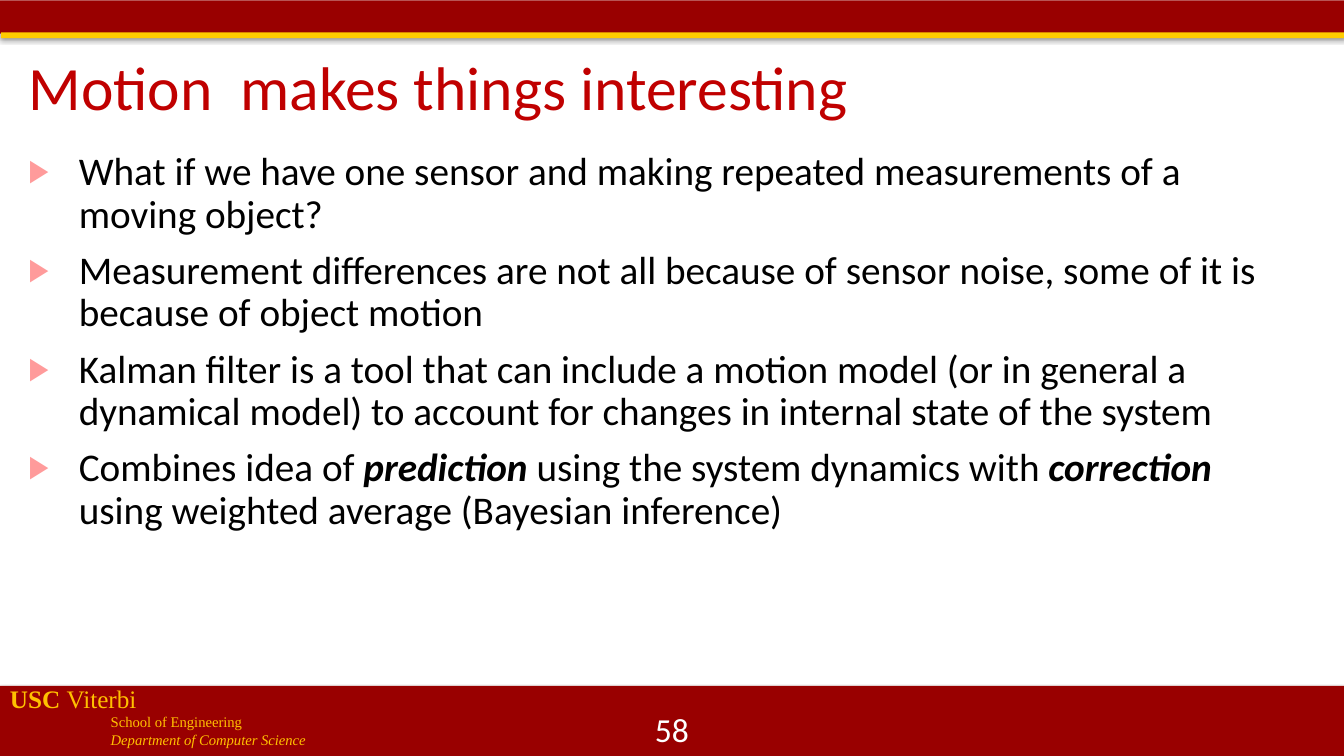
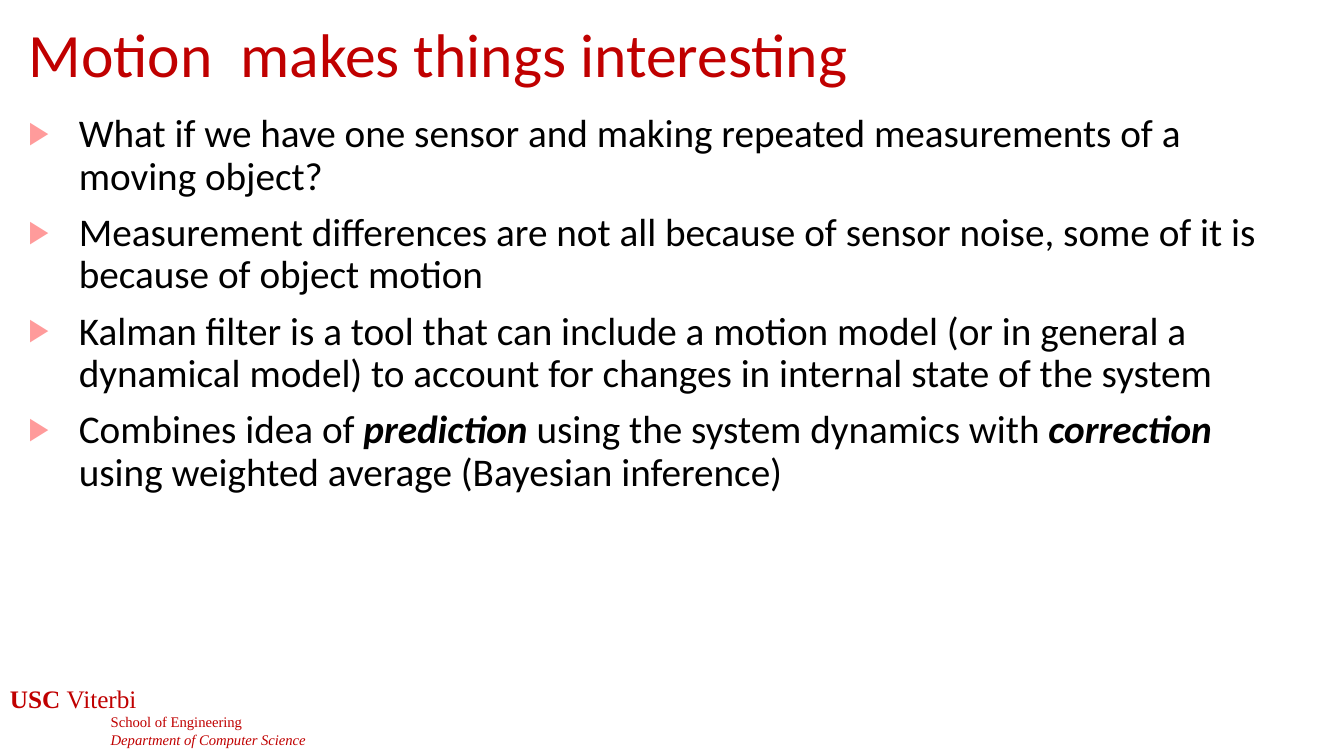
Before and after one commit to jdeshmukh/jdeshmukh.github.io, a slide deck: slide 58 of teaching/cs513slides/lecture5-Control.pptx. Drawn at 1344x756 pixels with LibreOffice and Linux fonts; fonts in the diff are those of the drawing; background and template pictures are left out. Boxes give left, top, right and bottom in pixels: in the first picture for what was removed or moved away, otherwise in the second. Text is boxed around its words. In the diff, an @@ line names an element or a change of style, - is before the commit and + after.

```diff
--- a/teaching/cs513slides/lecture5-Control.pptx
+++ b/teaching/cs513slides/lecture5-Control.pptx
@@ rectangle removed at [0,0,1344,33] @@
@@ title "Motion makes things interesting": place and size @@
-title "Motion makes things interesting" at [28,67,847,121]
+title "Motion makes things interesting" at [28,34,847,88]
@@ rectangle removed at [1,32,1344,38] @@
@@ text "What if we have one ...": place and size @@
-text "What if we have one ..." at [79,157,1255,531]
+text "What if we have one ..." at [79,119,1255,493]
@@ text "USC Viterbi" at [10,690,306,748]: text colour #FFC000 to #C00000 @@
@@ rectangle removed at [0,687,1344,756] @@
```
Also in this commit, not shown: 70 other slides changed, 1 other file.
